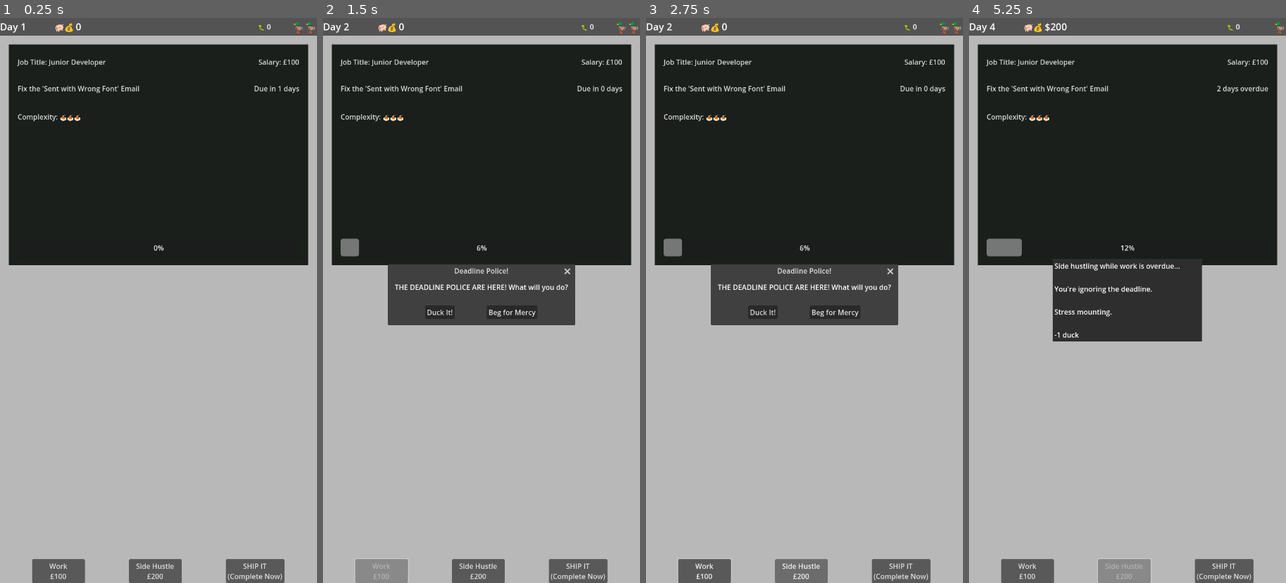
Above: before the commit, frames 1-4 (left to right).
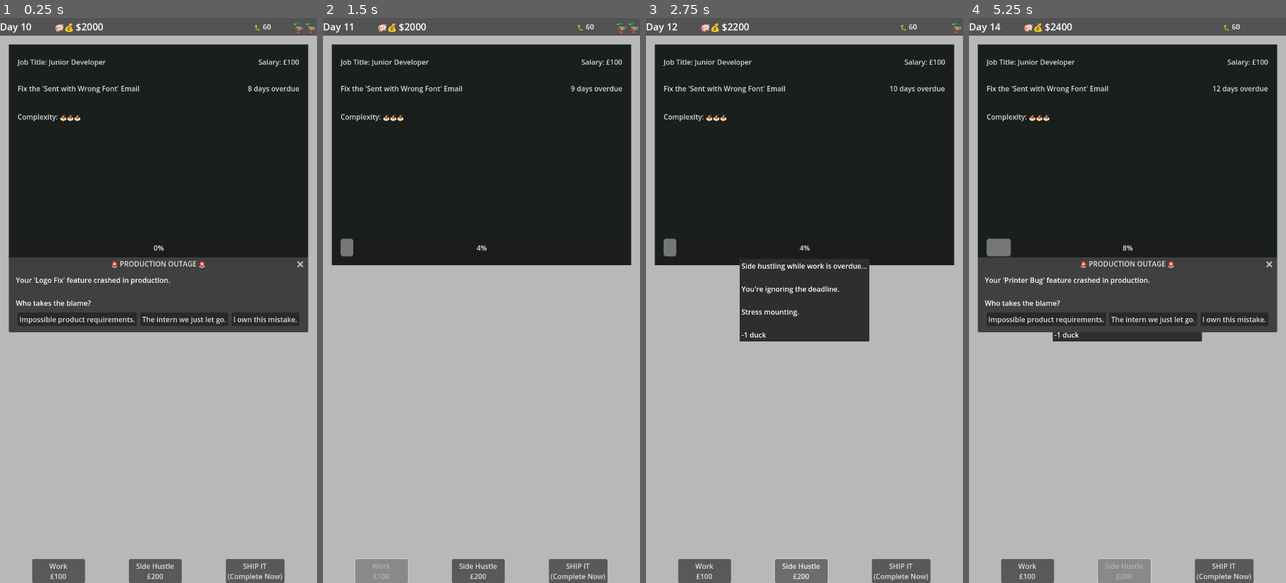
Above: after the commit, the same moments.

Repository: lmchoi/alt-f-this
Game: Godot game, scene res://scenes/game_ui.tscn
Same seed, same stepped clock (60 frames per second), same inputs: the game is played once before the commit and once after it.
Inputs (mouse positions are in pixels of both pictures, inside the frame that each line leads up to):
- Up to frame 1 (0.25 s): no input
- Up to frame 2 (1.5 s): click (506, 317) at 0.5 s, where only the run after the commit has a clickable "The intern we just let go."; click "Work £100" at 1.25 s
- Up to frame 3 (2.75 s): click "Side Hustle £200" at 2 s
- Up to frame 4 (5.25 s): click "SHIP IT (Complete Now)" at 2.75 s; click (1086, 311) at 3.5 s, where only the run before the commit has a clickable "Duck It!"; click "Work £100" at 4.25 s; click "Side Hustle £200" at 5 s

The runs differ from the first frame. In frame 1, 12% of the frame differs, in the area x 2-98%, y 0-56%; in frame 2, 6.5%; in frame 3, 4.2%; in frame 4, 7.6%.

Commit message:
Add func to set up test scenario in debug mode

Diff:
--- a/scenes/game_ui.gd
+++ b/scenes/game_ui.gd
@@ -31,6 +31,11 @@
 	$DeadlineDialog.custom_action.connect(_on_deadline_action)
 	$OutageDialog.outage_choice.connect(_on_outage_choice)
 	GameManager.start_game()
+
+	# Debug: Load test scenario in debug builds
+	if OS.is_debug_build():
+		_setup_test_scenario()
+
 	_on_next_day(GameManager.day)
 
 func _on_current_task_updated(current_task: Task):
@@ -113,3 +118,18 @@
 	# For now, just print (no effect yet - Step 1 complete)
 	print("Outage choice: %s" % choice)
 	# TODO: Wire up to GameManager in Step 2
+
+func _setup_test_scenario():
+	"""Debug: Setup test scenario for production outage testing"""
+	GameManager.bugs = 60  # High bugs = high outage chance (60 × 0.5% × 3 = 90% daily)
+	GameManager.poorly_shipped_tasks = ["Blockchain", "Logo Fix", "Printer Bug"]
+	GameManager.money = 2000
+	GameManager.ducks = 2
+	GameManager.day = 10
+	print("🔧 DEBUG TEST SCENARIO LOADED:")
+	print("  - Bugs: 60 (high outage chance)")
+	print("  - 3 poorly shipped tasks ready to explode")
+	print("  - Money: $2000")
+	print("  - Ducks: 2")
+	print("  - Day: 10")
+	print("  → Outage should trigger soon! (~90% chance per day)")
